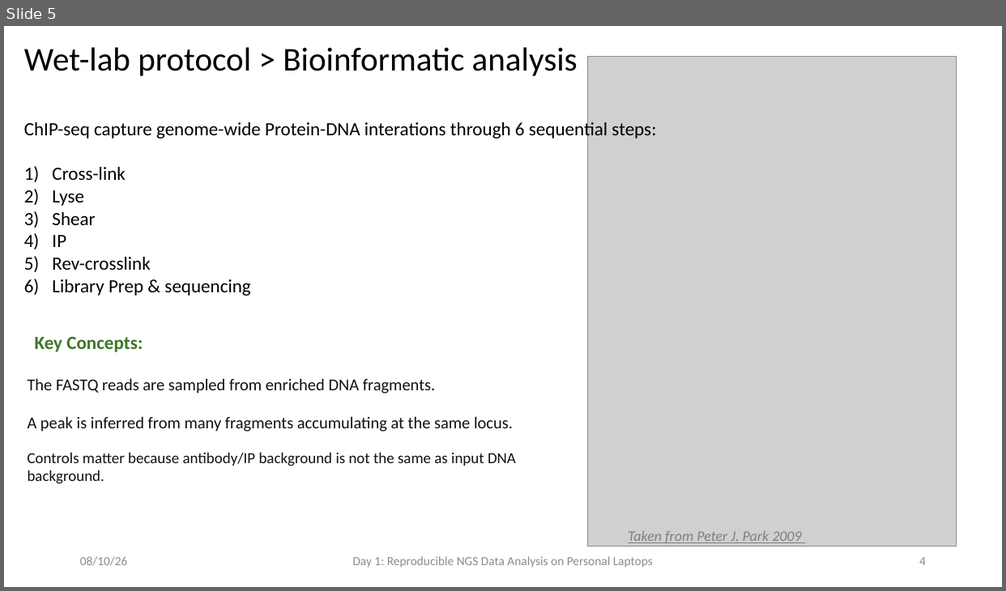
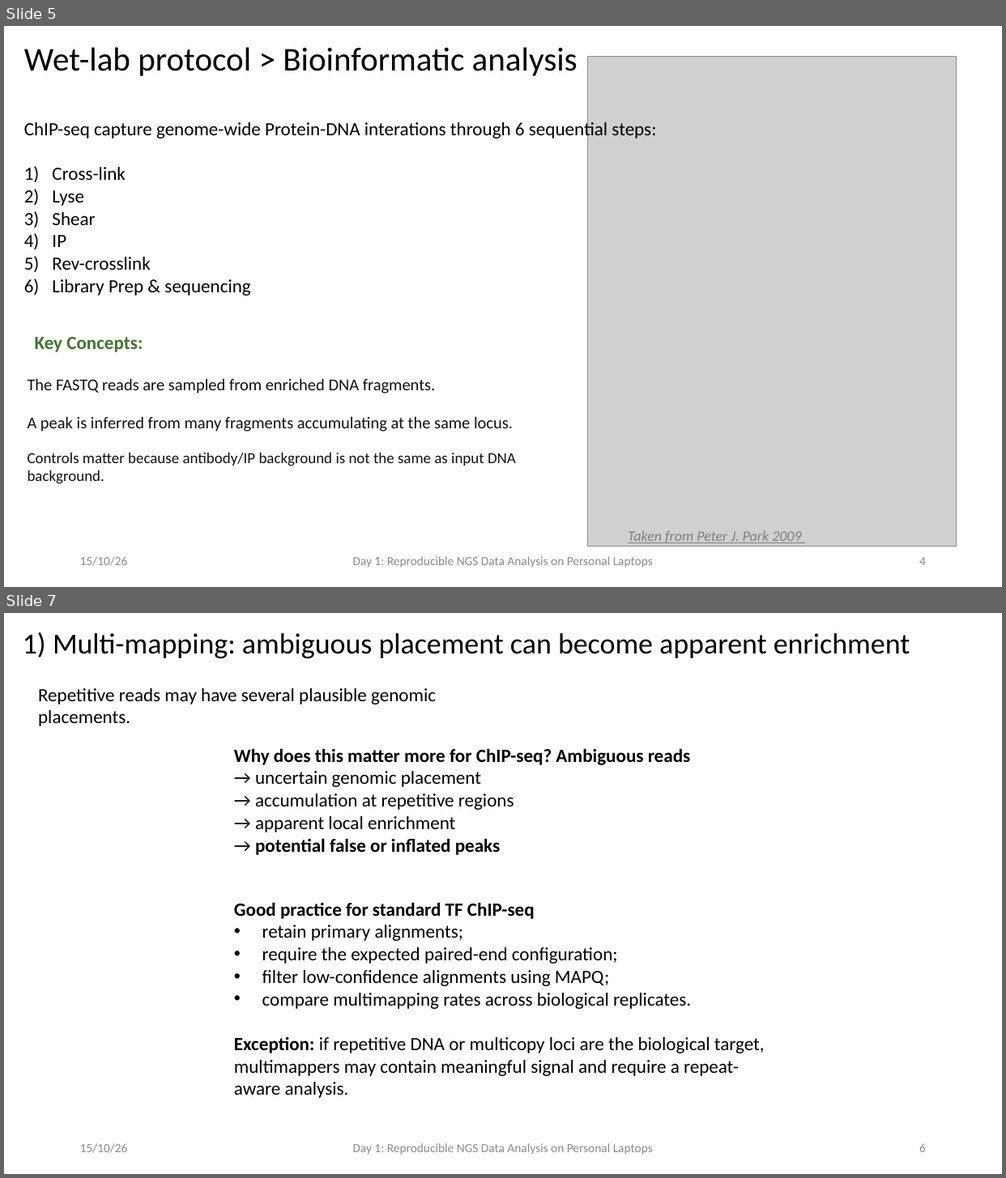
Before and after one commit to fgualdr/reproducible-ngs-workshop, a slide deck: power_point/Day3.pptx. Shown one above the other, each under a label of ours: slide 5 before the commit, slides 5 and 7 after it; the slides between them are not shown. The pictures are 1006x591 and 1006x1178 pixels, drawn with LibreOffice and Linux fonts; fonts in the diff are those of the drawing; grey boxes stand for pictures. Boxes give left, top, right and bottom in pixels: in the first picture for what was removed or moved away, otherwise in the second. Text is boxed around its words. In the diff, an @@ line names an element or a change of style, - is before the commit and + after.

```diff
--- a/power_point/Day3.pptx
+++ b/power_point/Day3.pptx
@@ slide 7 added at [4, 613, 1002, 1174], background #FFFFFF @@
@@ title added at [23, 632, 910, 658], 28 pt, text #000000 @@
+1) Multi-mapping: ambiguous placement can become apparent enrichment
@@ text added at [38, 688, 436, 726], 18 pt, text #000000 @@
+Repetitive reads may have several plausible genomic placements.
@@ text added at [234, 748, 691, 855], 18 pt, text #000000 @@
+Why does this matter more for ChIP-seq? Ambiguous reads
+→ uncertain genomic placement
+→ accumulation at repetitive regions
+→ apparent local enrichment
+→ potential false or inflated peaks
@@ text added at [234, 902, 765, 1098], 18 pt, text #000000 @@
+Good practice for standard TF ChIP-seq
+• retain primary alignments;
+• require the expected paired-end configuration;
+• filter low-confidence alignments using MAPQ;
+• compare multimapping rates across biological replicates.
+Exception: if repetitive DNA or multicopy loci are the biological target, multimappers may contain meaningful signal and require a repeat-aware analysis.
@@ text added at [80, 1144, 128, 1153], 12 pt, text #8C8C8C @@
+15/10/26
@@ text added at [353, 1144, 653, 1155], 12 pt, text #8C8C8C @@
+Day 1: Reproducible NGS Data Analysis on Personal Laptops
@@ page number added at [919, 1144, 926, 1152], 12 pt, text #8C8C8C @@
+6
@@ slide 5 changed as well @@
@@ text at [80, 557, 128, 566]: text changed @@
-08/10/26
+15/10/26
```
Also in this commit, not shown: 16 other slides changed, 3 other slides added, 19 other files.
